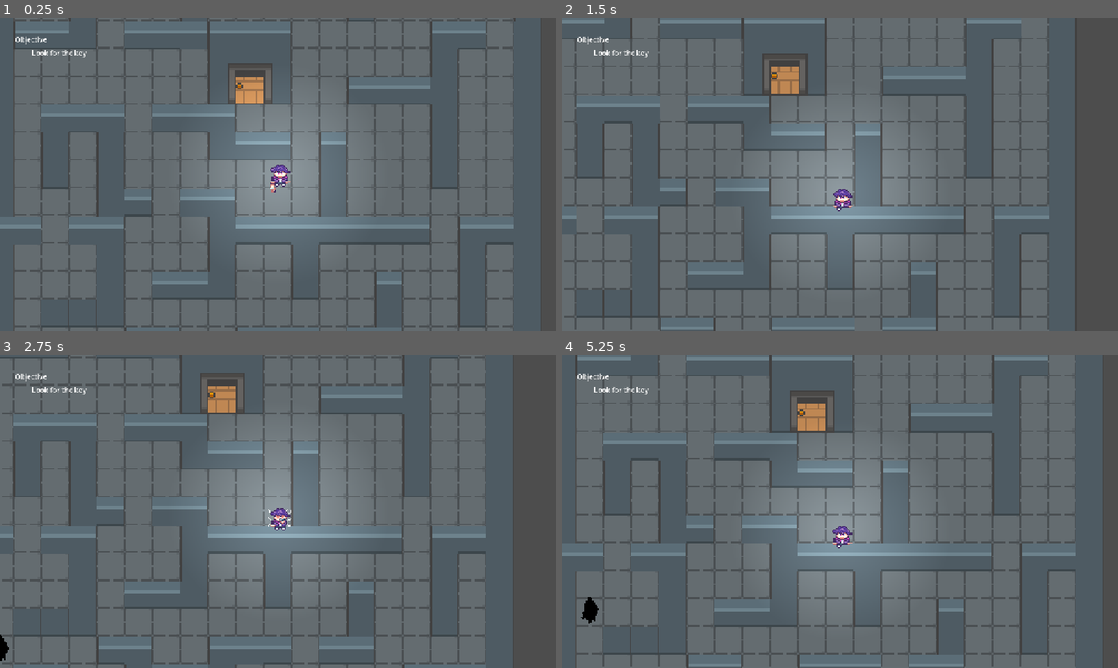
Above: before the commit, frames 1-4 (two rows, left to right).
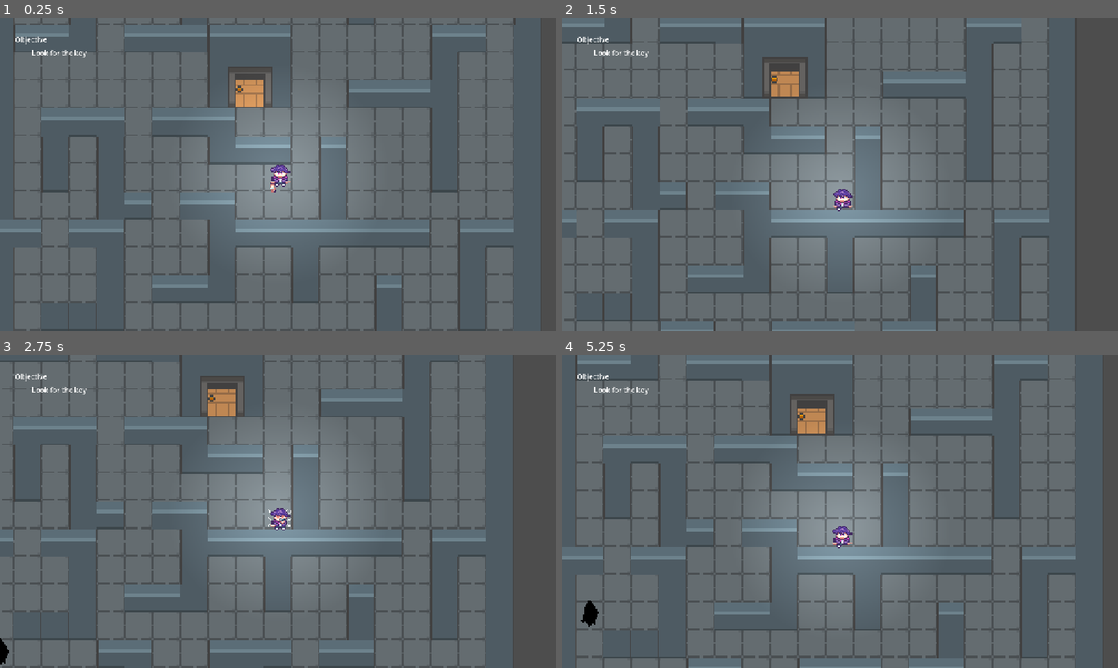
Above: after the commit, the same moments.

Repository: rstricke/Whistlefreeze52
Game: Godot game, scene res://scenes/main.tscn
Same seed, same stepped clock (60 frames per second), same inputs: the game is played once before the commit and once after it.
Inputs:
- Up to frame 1 (0.25 s): no input
- Up to frame 2 (1.5 s): tap Enter at 0.5 s; hold D (move_right) 0.53-1.28 s; tap F (whistle) at 0.6, 1.35 s; hold S (move_down) from 1.28 s (still down)
- Up to frame 3 (2.75 s): release S (move_down) at 2.03 s; hold D (move_right) from 2.03 s (still down); tap F (whistle) at 2.1 s
- Up to frame 4 (5.25 s): release D (move_right) at 2.78 s; hold W (move_up) 2.78-3.53 s; tap F (whistle) every 0.75 s from 2.85 to 5.1 s; hold A (move_left) 3.53-5.03 s; tap Space at 5 s; hold S (move_down) from 5.03 s (still down)

The runs differ from the first frame. In frame 1, 10% of the frame differs, in the area x 0-93%, y 0-100%; in frame 2, 11%; in frame 3, 10%; in frame 4, 11%, in the area x 0-93%, y 1-100%.

Commit message:
Update hud.tscn
Added free UI assets
Added Play Button
Added Exit Button

Diff:
--- a/game/scenes/hud.tscn
+++ b/game/scenes/hud.tscn
@@ -1,6 +1,23 @@
 [gd_scene format=3 uid="uid://cshfo7d4o2suo"]
 
 [ext_resource type="Script" uid="uid://j4n035g6mq05" path="res://scripts/hud.gd" id="1_ahhtf"]
+[ext_resource type="Texture2D" uid="uid://djds2b5h1k7nm" path="res://assets/gui/FreeHorrorUi.png" id="2_oo0fn"]
+
+[sub_resource type="AtlasTexture" id="AtlasTexture_5ysmq"]
+atlas = ExtResource("2_oo0fn")
+region = Rect2(0, 128, 64, 32)
+
+[sub_resource type="AtlasTexture" id="AtlasTexture_6fi6k"]
+atlas = ExtResource("2_oo0fn")
+region = Rect2(64, 128, 64, 32)
+
+[sub_resource type="AtlasTexture" id="AtlasTexture_uo2fv"]
+atlas = ExtResource("2_oo0fn")
+region = Rect2(0, 192, 64, 32)
+
+[sub_resource type="AtlasTexture" id="AtlasTexture_047uy"]
+atlas = ExtResource("2_oo0fn")
+region = Rect2(64, 192, 64, 32)
 
 [node name="HUD" type="Control" unique_id=873675742]
 layout_mode = 3
@@ -22,19 +39,24 @@
 [node name="Sprite2D" type="Sprite2D" parent="MainMenu" unique_id=1579082946]
 
 [node name="PlayButton" type="TextureButton" parent="MainMenu" unique_id=897915002]
-layout_mode = 1
-anchors_preset = -1
-anchor_left = 0.5
-anchor_top = 0.35
-anchor_right = 0.5
-anchor_bottom = 0.51
-offset_right = 40.0
-offset_bottom = 40.0
+layout_mode = 0
+offset_left = 512.0
+offset_top = 176.0
+offset_right = 576.0
+offset_bottom = 208.0
+scale = Vector2(4, 4)
+texture_normal = SubResource("AtlasTexture_5ysmq")
+texture_pressed = SubResource("AtlasTexture_6fi6k")
 
-[node name="CreditsButton" type="TextureButton" parent="MainMenu" unique_id=952273955]
+[node name="ExitMenu" type="TextureButton" parent="MainMenu" unique_id=952273955]
 layout_mode = 0
-offset_right = 40.0
-offset_bottom = 40.0
+offset_left = 512.0
+offset_top = 296.0
+offset_right = 576.0
+offset_bottom = 336.0
+scale = Vector2(4, 4)
+texture_normal = SubResource("AtlasTexture_uo2fv")
+texture_pressed = SubResource("AtlasTexture_047uy")
 
 [node name="Label" type="Label" parent="MainMenu" unique_id=1478962220]
 layout_mode = 1
@@ -56,3 +78,6 @@
 anchor_bottom = 1.0
 grow_horizontal = 2
 grow_vertical = 2
+
+[connection signal="pressed" from="MainMenu/PlayButton" to="." method="play"]
+[connection signal="pressed" from="MainMenu/ExitMenu" to="." method="_on_exit_menu_pressed"]
--- a/game/scenes/main.tscn
+++ b/game/scenes/main.tscn
@@ -11264,7 +11264,7 @@
 color = Color(0.017732391, 0.017732391, 0.01773239, 1)
 
 [node name="Player" parent="." unique_id=398371810 instance=ExtResource("1_o5qli")]
-position = Vector2(64, 0)
+position = Vector2(64, -8)
 whistle_cd_base = 4
 
 [node name="CanvasLayer" type="CanvasLayer" parent="Player" unique_id=958951663]
--- a/game/scripts/hud.gd
+++ b/game/scripts/hud.gd
@@ -20,3 +20,7 @@
 	current_menu.set_deferred("visible", false)
 	current_menu = menu
 	current_menu.set_deferred("visible", true)
+
+
+func _on_exit_menu_pressed() -> void:
+	get_tree().quit()
Binary file added: game/assets/gui/FreeHorrorUi.png
